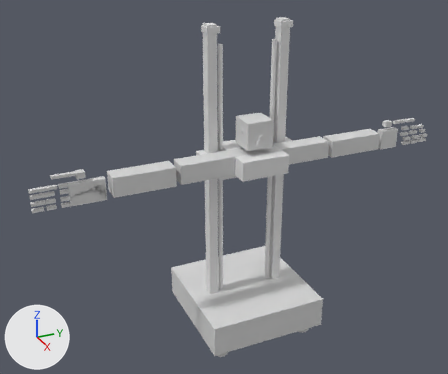
What one commit did to the Blender file robot_scaled_4-2-21-LTS-ARCH-02-MANUAL-01.blend.
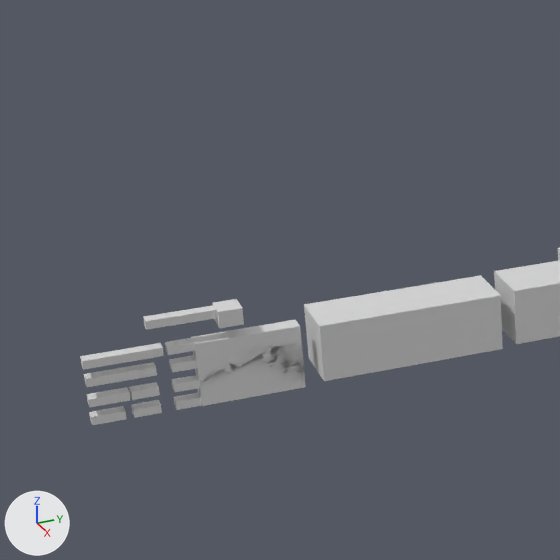
The first picture shows the older version from a 50 mm lens placed at (6.4, -3.24, -3.35), pointed at (3.57, -1.97, -4.76). The close-ups show the older and then the newer version on the part from 0% to 44% of the width and 17% to 70% of the height of that picture. Only the edits that show in the close-ups are written down. Lighting does not change. The marker at lower left points along +X, +Y and +Z. Objects named as collision shapes, trigger or cutter boxes, shadow casters or lower levels of detail are left out.

In view in the first close-up: 'right_digit2_proximal_phalanx', 'right_digit3_proximal_phalanx', 'right_forearm_link', 'right_palm_link', 'right_shoulder_link', 'third_phalanx_right_thumb_link' and 11 more.
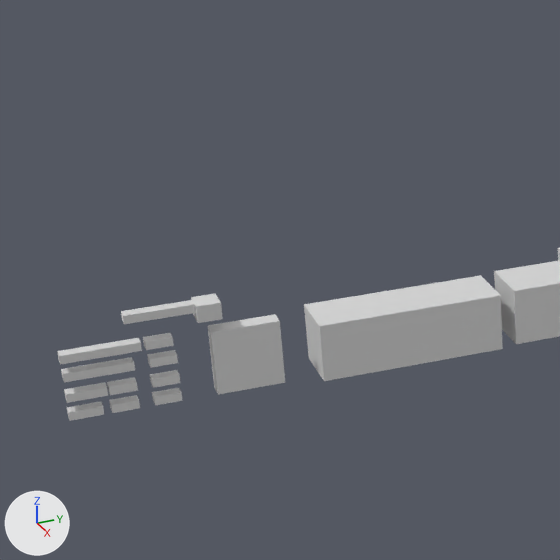
ob_right_wrist_joint_1_empty is not drawn itself; it is the parent of ob_right_wrist_pitch_link.

Patch to the scene script:
```diff
--- a/robot_scaled_4-2-21-LTS-ARCH-02-MANUAL-01.blend.py
+++ b/robot_scaled_4-2-21-LTS-ARCH-02-MANUAL-01.blend.py
@@ me_right_palm @@
 # used by ob_right_palm_link; parent = ob_right_wrist_joint_2_empty; location = (3.608, -2.68, -4.244); scale = (0.999, 1.0, 1.0)
-me_right_palm.from_pydata(...)  # 24 vertices, 18 faces; spans x -0.012..0.012, y -0.0436..0.0947, z -0.0562..0.0332
+me_right_palm.from_pydata(...)  # 8 vertices, 6 faces; spans x -0.012..0.012, y 0.0053..0.0947, z -0.0559..0.0332
+# me_right_palm part 1: the loose piece of 8 vertices spanning x -0.012..0.012, y -0.0435..0.0947, z -0.0446..0.0217 is deleted
+# me_right_palm part 2
+# 14 vertices are removed from x -0.012..0.012, y -0.0436..0.0946, z -0.0562..0.0332
+# 12 faces are deleted
+# 6 vertices are added at (-0.012, 0.0053, -0.0559), (-0.012, 0.0053, 0.0332), (-0.012, 0.0947, 0.0332), (0.012, 0.0053, -0.0559), (0.012, 0.0053, 0.0332), (0.012, 0.0947, 0.0332)
+# 6 new faces join them
 me_right_palm.materials.append(mat_mat_right_palm_link)
@@ ob_right_palm_link @@
 ob_right_palm_link.matrix_parent_inverse = Matrix(((1.001, 0.0, 0.0, -3.613), (0.0, 1.0, 0.0, 2.575), (0.0, 0.0, 0.996, 4.223), (0.0, 0.0, 0.0, 1.0)))
-ob_right_palm_link.location = (3.608, -2.68, -4.244)
+ob_right_palm_link.location = (3.608, -2.683, -4.233)
 ob_right_palm_link.scale = (0.999, 1.0, 1.0)
@@ ob_right_wrist_joint_1_empty @@
 ob_right_wrist_joint_1_empty.parent = ob_right_radioulnar_link
-ob_right_wrist_joint_1_empty.location = (0.000837, -0.259, 0.00259)
+ob_right_wrist_joint_1_empty.location = (0.000837, -0.283, 0.00346)
 ob_right_wrist_joint_1_empty.scale = (1.0, 1.0, 1.0)
```

Boxes (x1, y1, x2, y2) around the edits, measured in the close-ups (560 x 560 px):
'right_palm_link', reshaped, moved (33% narrower, 7% shorter)
    before: (191, 319, 306, 406)
    after: (208, 314, 285, 395)
'right_digit2_proximal_phalanx', moved
    before: (80, 343, 164, 370)
    after: (57, 338, 142, 365)
'right_digit3_proximal_phalanx', moved
    before: (84, 365, 141, 387)
    after: (61, 360, 118, 382)
'third_phalanx_right_thumb_link', moved
    before: (212, 299, 244, 328)
    after: (191, 294, 223, 323)
'right_digit4_proximal_phalanx', moved
    before: (87, 387, 130, 407)
    after: (64, 382, 108, 403)
'second_phalanx_right_thumb_link', moved
    before: (177, 305, 217, 325)
    after: (155, 300, 196, 319)
'right_digit5_proximal_phalanx', moved
    before: (89, 406, 126, 425)
    after: (67, 401, 104, 421)
'first_phalanx_right_thumb_link', moved
    before: (143, 311, 181, 330)
    after: (121, 306, 158, 324)
'right_digit4_middle_phalanx', moved
    before: (129, 382, 160, 400)
    after: (107, 377, 138, 395)
'right_digit5_middle_phalanx', moved
    before: (131, 400, 162, 418)
    after: (109, 395, 140, 413)
'right_digit2_distal_phalanx', moved
    before: (165, 338, 195, 355)
    after: (143, 333, 174, 350)
'right_digit4_distal_phalanx', moved
    before: (171, 375, 200, 392)
    after: (150, 370, 180, 388)
'right_digit3_distal_phalanx', moved
    before: (169, 355, 197, 373)
    after: (147, 350, 178, 368)
'right_digit5_distal_phalanx', moved
    before: (174, 393, 202, 410)
    after: (152, 388, 183, 405)
'right_digit3_middle_phalanx', moved
    before: (132, 362, 157, 380)
    after: (110, 357, 135, 375)
part 1 of me_right_palm, deleted
    before: (197, 340, 305, 398)
part 2 of me_right_palm, cut back
    before: (191, 319, 306, 406)
    after: (208, 314, 285, 395)
